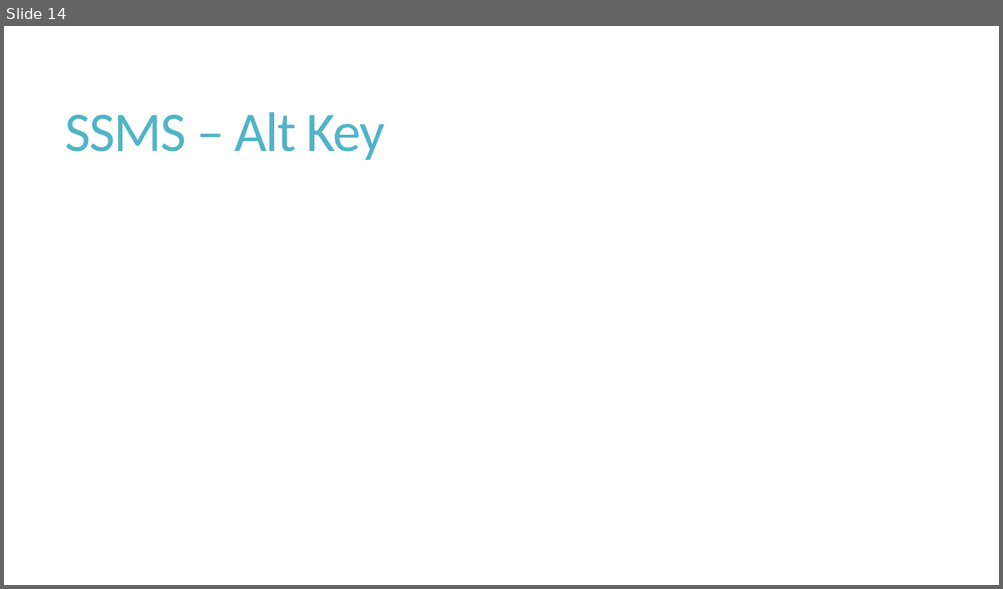
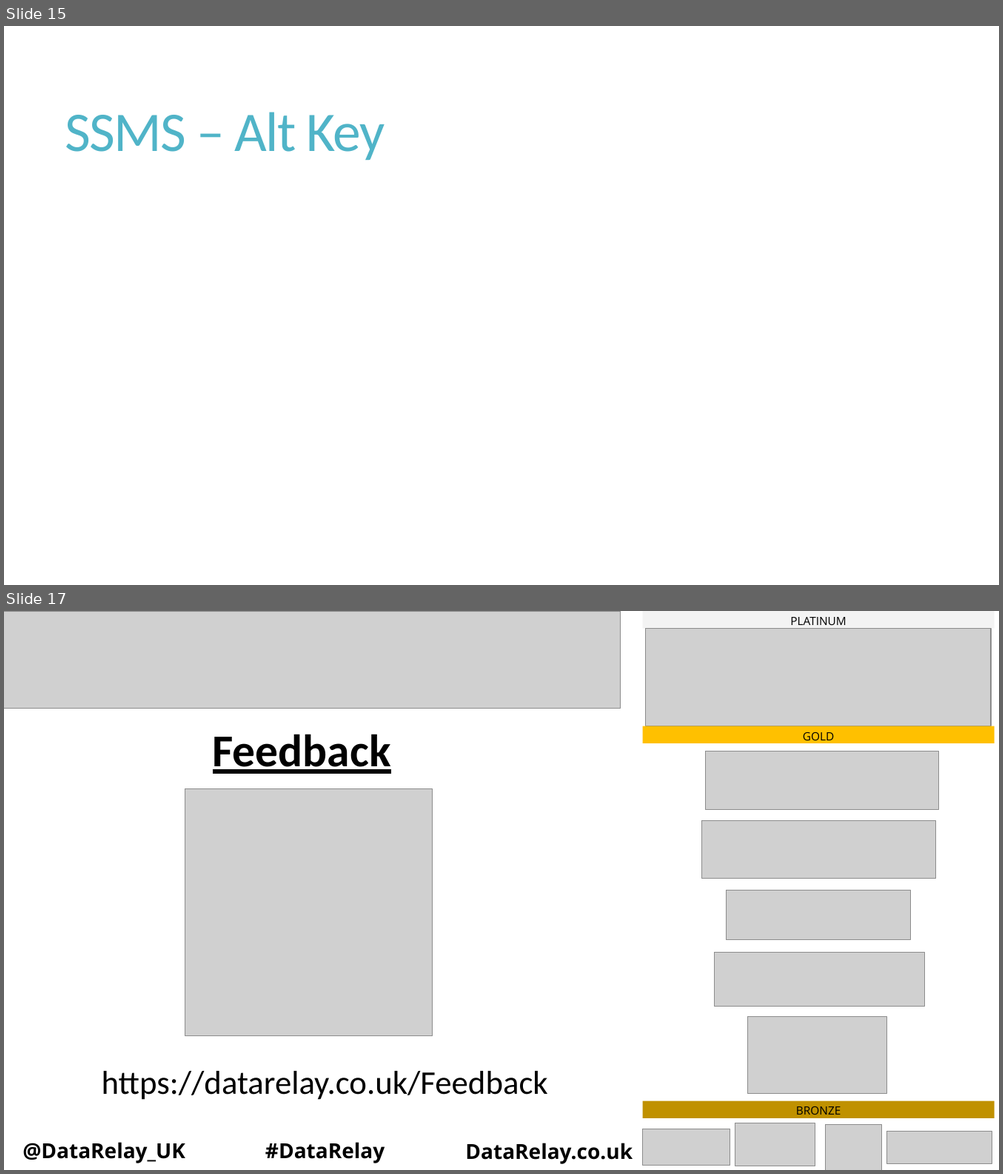
Before and after one commit to BarneyLawrence/Sessions-TSQL-BeyondTheBasics, a slide deck: T-SQL - Beyond the Basics.pptx. Shown one above the other, each under a label of ours: slide 14 before the commit, slides 15 and 17 after it; the slides between them are not shown. The pictures are 1003x589 and 1003x1174 pixels, drawn with LibreOffice and Linux fonts; fonts in the diff are those of the drawing; grey boxes stand for pictures. Boxes give left, top, right and bottom in pixels: in the first picture for what was removed or moved away, otherwise in the second. Text is boxed around its words. In the diff, an @@ line names an element or a change of style, - is before the commit and + after.

Commit message:
Data Relay Updates

```diff
--- a/T-SQL - Beyond the Basics.pptx
+++ b/T-SQL - Beyond the Basics.pptx
@@ slide 17 added at (x1=4, y1=611, x2=999, y2=1170), background #FFFFFF @@
@@ picture added at (x1=4, y1=611, x2=620, y2=709) @@
@@ text added at (x1=213, y1=734, x2=391, y2=774), 44 pt, text #000000, bold, underline @@
+Feedback
@@ picture added at (x1=185, y1=789, x2=432, y2=1037) @@
@@ text added at (x1=102, y1=1071, x2=548, y2=1100), 32 pt, text #000000 @@
+https://datarelay.co.uk/Feedback
@@ text added at (x1=22, y1=1142, x2=185, y2=1164), 20 pt, text #000000, bold @@
+#DataRelay
@@ text added at (x1=265, y1=1142, x2=384, y2=1164), 20 pt, text #000000, bold @@
+@DataRelay_UK
@@ text added at (x1=465, y1=1143, x2=632, y2=1165), 20 pt, text #000000, bold @@
+DataRelay.co.uk
@@ group added at (x1=643, y1=611, x2=994, y2=1170): 10 pictures, 3 rectangles @@
+PLATINUM
+BRONZE
+GOLD
@@ what was slide 14 is now slide 15 @@
```
Also in this commit, not shown: 1 slide changed, 2 other slides added, 6 slides removed, 1 other file.
